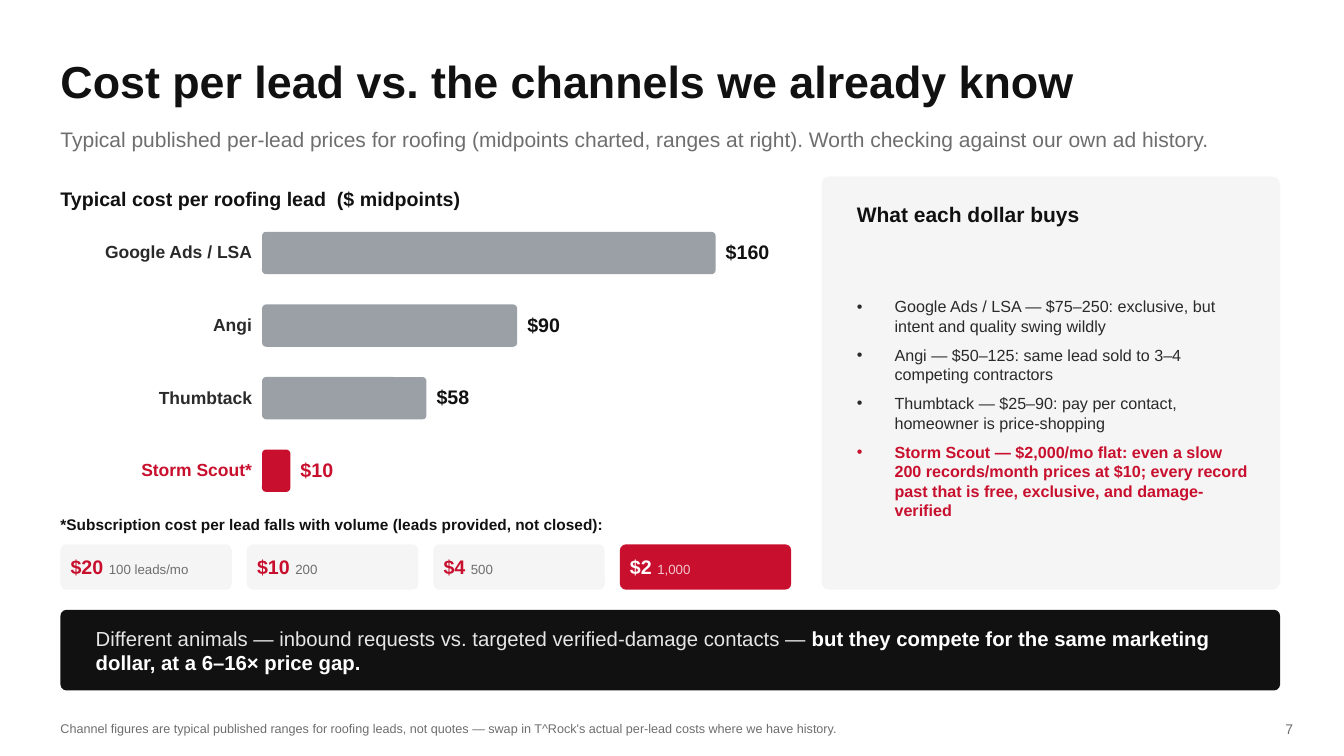
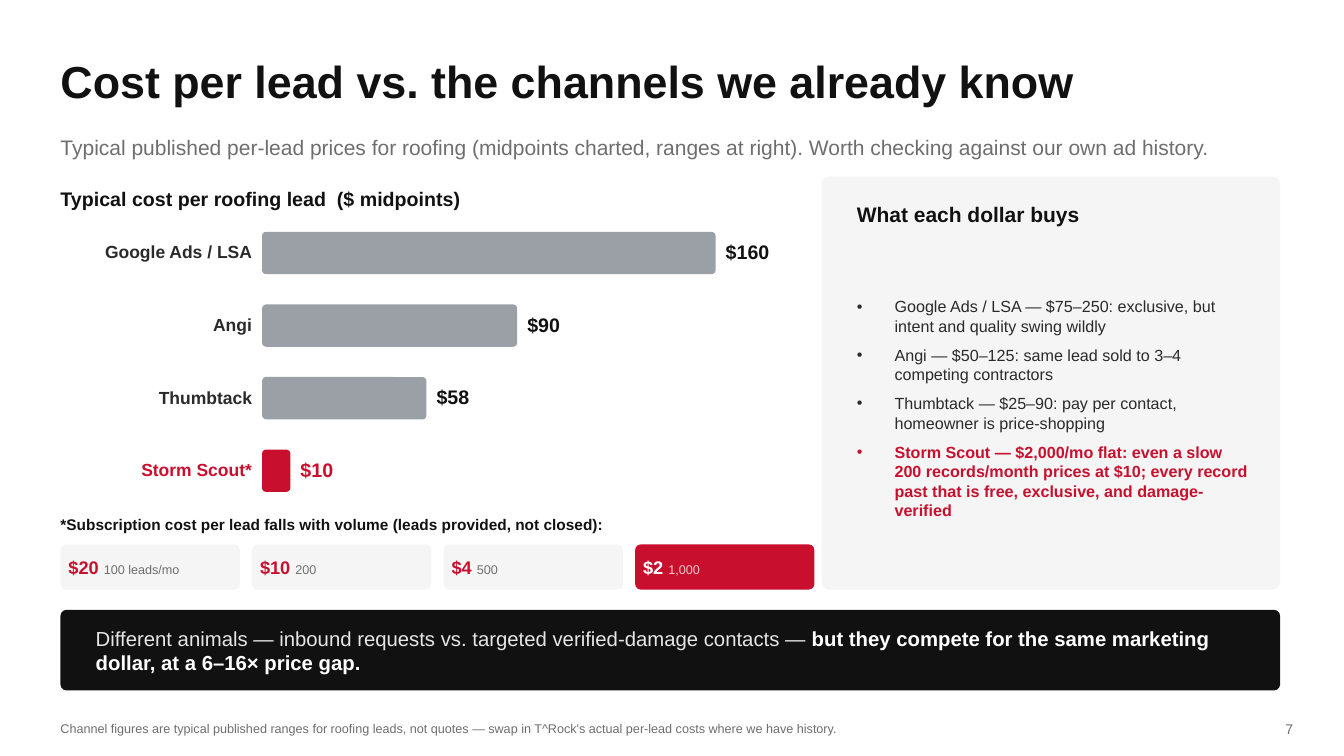
Before and after one commit to DommyD26/roofing-site-template, a slide deck: slide 7 of pitch/Storm-Scout-Pitch.pptx. Drawn at 1344x756 pixels with LibreOffice and Linux fonts; fonts in the diff are those of the drawing. Boxes give left, top, right and bottom in pixels: in the first picture for what was removed or moved away, otherwise in the second. Text is boxed around its words. In the diff, an @@ line names an element or a change of style, - is before the commit and + after.

```diff
--- a/pitch/Storm-Scout-Pitch.pptx
+++ b/pitch/Storm-Scout-Pitch.pptx
@@ text "Typical published per-lead prices for ...": place and size @@
-text "Typical published per-lead prices for ..." at [60,132,1208,151]
+text "Typical published per-lead prices for ..." at [60,140,1208,159]
@@ rounded rectangle: place and size @@
-rounded rectangle at [60,544,232,590]
+rounded rectangle at [60,544,240,590]
@@ text "$20 100 leads/mo" at [68,560,179,576]: size 14 to 13 pt in "$20"; size 9.5 to 9 pt in "100 leads/mo" @@
@@ rounded rectangle: place and size @@
-rounded rectangle at [247,544,418,590]
+rounded rectangle at [252,544,432,590]
@@ text "$10 200" at [260,560,316,576]: size 14 to 13 pt in "$10"; size 9.5 to 9 pt in "200" @@
@@ rounded rectangle: place and size @@
-rounded rectangle at [434,544,605,590]
+rounded rectangle at [444,544,623,590]
@@ text "$4 500": place and size @@
-text "$4 500" at [444,559,493,576]
+text "$4 500" at [452,560,498,576]
@@ text "$4 500" at [452,560,498,576]: size 14 to 13 pt in "$4"; size 9.5 to 9 pt in "500" @@
@@ rounded rectangle: place and size @@
-rounded rectangle at [620,544,791,590]
+rounded rectangle at [635,544,815,590]
@@ text "$2 1,000": place and size @@
-text "$2 1,000" at [630,559,690,576]
+text "$2 1,000" at [643,560,700,576]
@@ text "$2 1,000" at [643,560,700,576]: size 14 to 13 pt in "$2"; size 9.5 to 9 pt in "1,000" @@
```
Also in this commit, not shown: 10 other slides changed, 3 other files.
